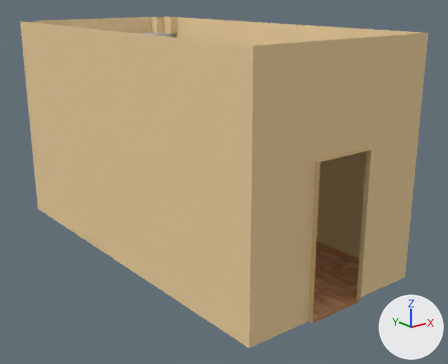
Before and after pictures for a commit that changed the glTF model models/rooms/room1.glb.
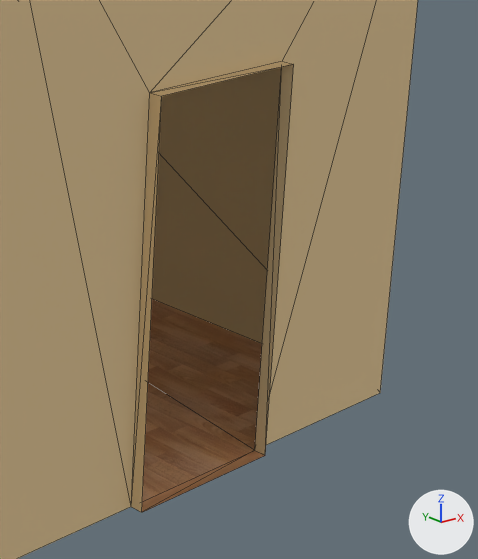
Old and new are each drawn whole from a 50 mm camera at (-4.94, -4.48, 3.83) aimed at (0.73, 2.61, 0.99) and again close up on the part from 57% to 99% of the width and 34% to 94% of the height. The axes (+X, +Y, +Z) are drawn at lower right. The lights are the same throughout. The older version's two pictures come first. The close-ups show mesh edges as thin lines. Where no turn or scale is listed for an object, it has been applied to the vertices. Vertices at exactly the same position are counted once.

The older version as bpy lines, for what is in view:
```python
me_plane_007_col_002 = bpy.data.meshes.new('Plane.007_col.002')
me_plane_007_col_002.from_pydata(...)  # 52 vertices, 64 faces; spans x -0.94..1.91, y 0.0..6.13, z 0.0..3.3
# faces by material slot: [6, 52, 6]
me_plane_007_col_002.materials.append(mat_pol_kab)  # picture img_pol_kab
me_plane_007_col_002.materials.append(mat_steny_kab)
me_plane_007_col_002.materials.append(mat_potolok_kab)  # picture img_otolok
ob_4et_003 = bpy.data.objects.new('4et.003', me_plane_007_col_002)
ob_4et_003.location = (0.0, 0.0, 0.0)
```
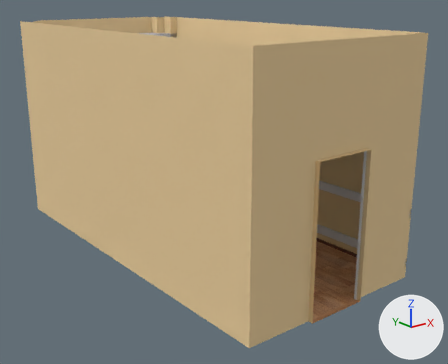
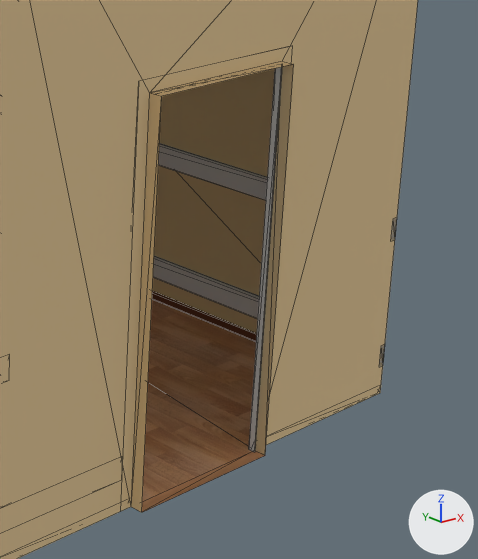
Boxes (x1, y1, x2, y2) around the edits, measured in the close-ups (478 x 559 px):
```json
{"part": 1, "of": "me_plane_007_col_002", "change": "added", "after": [153, 256, 385, 367]}
{"part": 2, "of": "me_plane_007_col_002", "change": "added", "after": [158, 143, 396, 239]}
{"part": 3, "of": "me_plane_007_col_002", "change": "added", "after": [249, 67, 282, 452]}
{"part": 4, "of": "me_plane_007_col_002", "change": "added", "after": [152, 291, 257, 342]}
```

Scene script edits in JSON lines:
```json
{"op": "add", "block": "mat_kos", "code": ["mat_kos = principled_material('kos')", "mat_kos.base_color = (0.8, 0.8, 0.8)  # white #e7e7e7", "mat_kos.roughness = 0.0"]}
{"op": "add", "block": "mat_material_012", "code": ["mat_material_012 = principled_material('Material.012')", "mat_material_012.base_color = (0.155, 0.0476, 0.0215)  # brown #6e3e28"]}
{"block": "me_plane_007_col_002", "where": "# used by ob_4et_003; location = (0.0, 0.0, 0.0)"}
{"block": "me_plane_007_col_002", "where": "# verts and faces of me_plane_007_col_002; kept vertices keep their numbers, new ones are numbered from 52"}
{"op": "remove", "block": "me_plane_007_col_002", "code": "me_plane_007_col_002.from_pydata(...)  # 52 vertices, 64 faces; spans x -0.94..1.91, y 0.0..6.13, z 0.0..3.3"}
{"op": "add", "block": "me_plane_007_col_002", "code": "me_plane_007_col_002.from_pydata(...)  # 122 vertices, 148 faces; spans x -0.94..1.91, y 0.0..6.13, z 0.0..3.3"}
{"block": "me_plane_007_col_002", "change": "me_plane_007_col_002 part 1: a new loose piece of 20 vertices spanning x -0.94..1.91, y 0.07..5.73, z 0.16..0.28, in mat_kos (white #e7e7e7)"}
{"block": "me_plane_007_col_002", "change": "me_plane_007_col_002 part 2: a new loose piece of 20 vertices spanning x -0.94..1.91, y 0.07..5.73, z 0.88..1.0, in mat_kos (white #e7e7e7)"}
{"block": "me_plane_007_col_002", "change": "me_plane_007_col_002 part 3: a new loose piece of 18 vertices spanning x -0.07..0.95, y 0.05..0.09, z 0.0..2.06, in mat_kos (white #e7e7e7)"}
{"block": "me_plane_007_col_002", "change": "me_plane_007_col_002 part 4"}
{"op": "add", "block": "me_plane_007_col_002", "code": "verts[52] = (0.87, 0.08, 0.0)  # pixel (251, 449)"}
{"op": "add", "block": "me_plane_007_col_002", "code": "verts[53] = (0.87, 0.07, 0.05)  # pixel (254, 441)"}
{"op": "add", "block": "me_plane_007_col_002", "code": "verts[54] = (1.9, 0.08, 0.0)"}
{"op": "add", "block": "me_plane_007_col_002", "code": "verts[55] = (1.91, 0.07, 0.05)  # pixel (381, 384)"}
{"op": "add", "block": "me_plane_007_col_002", "code": "verts[56] = (1.9, 5.72, 0.0)"}
{"op": "add", "block": "me_plane_007_col_002", "code": "verts[57] = (1.91, 5.73, 0.05)"}
{"op": "add", "block": "me_plane_007_col_002", "code": "verts[58] = (-0.93, 5.72, 0.0)"}
{"op": "add", "block": "me_plane_007_col_002", "code": "verts[59] = (-0.94, 5.73, 0.05)"}
{"op": "add", "block": "me_plane_007_col_002", "code": "verts[60] = (-0.93, 0.08, 0.0)"}
{"op": "add", "block": "me_plane_007_col_002", "code": "verts[61] = (-0.94, 0.07, 0.05)"}
{"op": "add", "block": "me_plane_007_col_002", "code": "verts[62] = (-0.01, 0.08, 0.0)"}
{"op": "add", "block": "me_plane_007_col_002", "code": "verts[63] = (-0.01, 0.07, 0.05)  # pixel (130, 497)"}
{"op": "add", "block": "me_plane_007_col_002", "code": "faces += [(53, 55, 54), (52, 53, 54), (55, 57, 56), (54, 55, 56), (57, 59, 58), (56, 57, 58)]  # mat_material_012 (brown #6e3e28)"}
{"op": "add", "block": "me_plane_007_col_002", "code": "faces += [(59, 61, 60), (58, 59, 60), (61, 63, 62), (60, 61, 62)]  # mat_material_012 (brown #6e3e28)"}
{"op": "add", "block": "me_plane_007_col_002", "code": "me_plane_007_col_002.materials.append(mat_kos)  # white #e7e7e7"}
{"op": "add", "block": "me_plane_007_col_002", "code": "me_plane_007_col_002.materials.append(mat_material_012)  # brown #6e3e28"}
```
